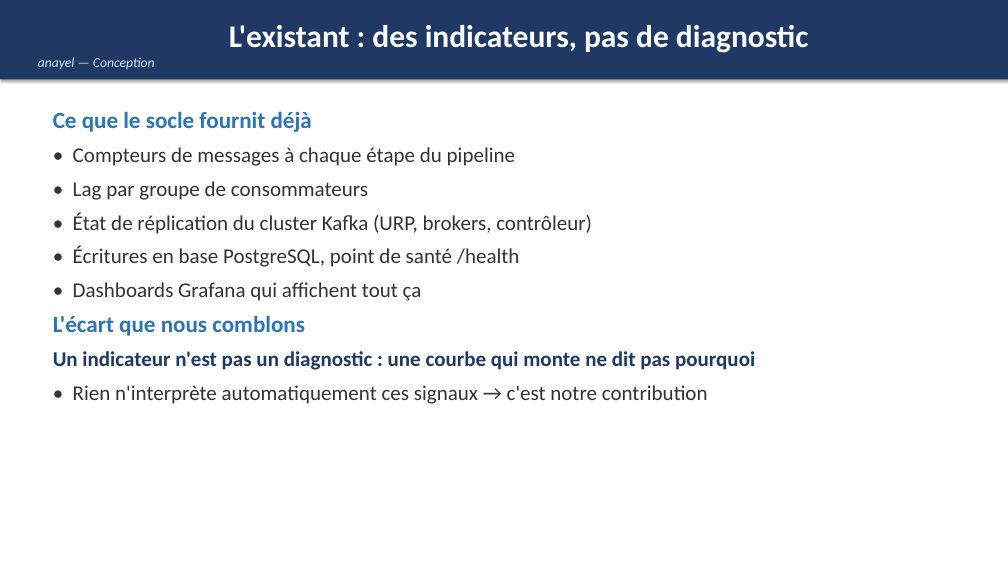
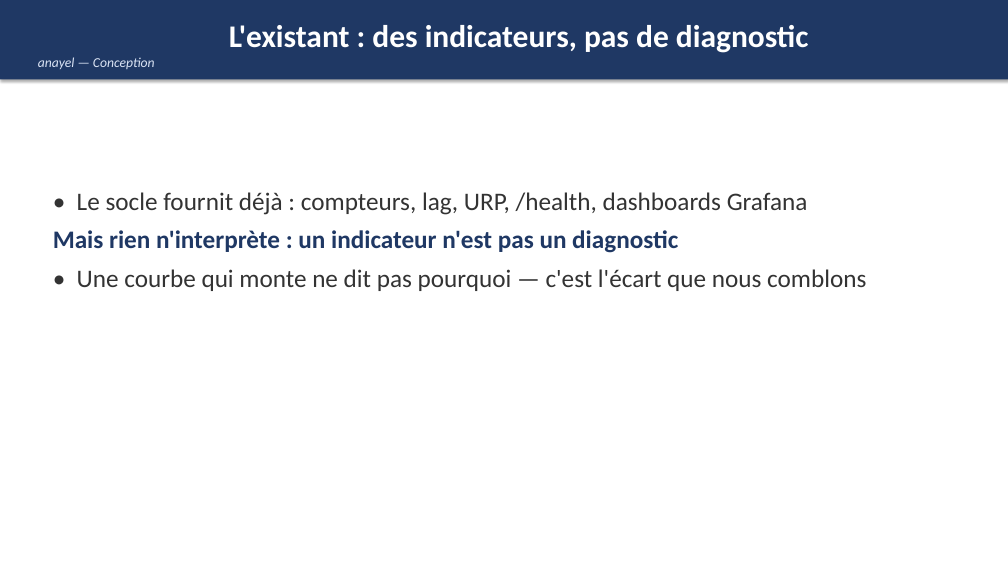
Before and after one commit to TomPERRIN/ISIMA-TP-kafka-2026-observabilite-diagnostique-incidents, a slide deck: slide 4 of travail/soutenance-sae5.pptx. Drawn at 1008x567 pixels with LibreOffice and Linux fonts; fonts in the diff are those of the drawing. Boxes give left, top, right and bottom in pixels: in the first picture for what was removed or moved away, otherwise in the second. Text is boxed around its words. In the diff, an @@ line names an element or a change of style, - is before the commit and + after.

Commit message:
Soutenance : deck allégé (texte réduit) et illustré — arbre de risques, pipeline, architecture, captures dashboard saine et en incident

```diff
--- a/travail/soutenance-sae5.pptx
+++ b/travail/soutenance-sae5.pptx
@@ text at bbox=[53, 192, 866, 291]: text changed; size 20 to 24 pt @@
-Ce que le socle fournit déjà
-• Compteurs de messages à chaque étape du pipeline
-• Lag par groupe de consommateurs
-• État de réplication du cluster Kafka (URP, brokers, contrôleur)
-• Écritures en base PostgreSQL, point de santé /health
-• Dashboards Grafana qui affichent tout ça
-L'écart que nous comblons
-Un indicateur n'est pas un diagnostic : une courbe qui monte ne dit pas pourquoi
-• Rien n'interprète automatiquement ces signaux → c'est notre contribution
+• Le socle fournit déjà : compteurs, lag, URP, /health, dashboards Grafana
+Mais rien n'interprète : un indicateur n'est pas un diagnostic
+• Une courbe qui monte ne dit pas pourquoi — c'est l'écart que nous comblons
```
Also in this commit, not shown: 9 other slides changed.
